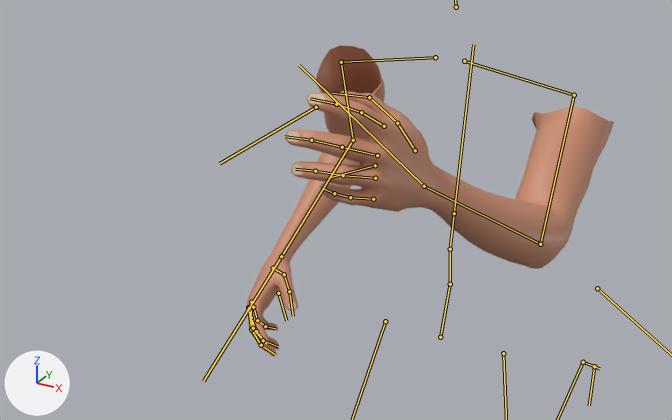
An edit to the glTF model DungeonGame/res/entity/player/viewmodel.gltf, drawn before and after from the same camera.
Camera for both pictures: a 50 mm camera at (0.507, -1.301, 1.765) aimed at (-0.074, -0.246, 1.238). The lights are fixed; the arrows at lower left show +X, +Y and +Z. Both versions are drawn at frame 12 of the action 'run'; the numbers are the values there. The bones that bend it are drawn over the model as lines.

Names of what the first picture shows: 'Viewmodel'.
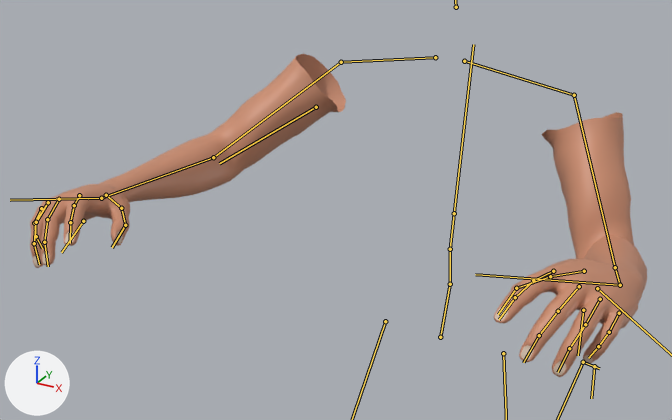
Where the change shows, as pixel boxes [x1, y1, x2, y2] in the pictures (672 x 420 px):
'Viewmodel', posed (67% wider): before [246, 45, 614, 357]; after [30, 54, 647, 377]
bone 'upperarm_l', root to tip: before (574, 95) to (540, 244); after (574, 95) to (615, 267)
bone 'lowerarm_l', root to tip: before (540, 244) to (424, 186); after (615, 267) to (620, 285)
bone 'hand_l', root to tip: before (424, 186) to (406, 168); after (620, 285) to (598, 283)
bone 'upperarm_r', root to tip: before (341, 62) to (353, 140); after (341, 62) to (213, 157)
bone 'lowerarm_r', root to tip: before (353, 140) to (281, 256); after (213, 157) to (101, 198)
bone 'hand_r', root to tip: before (281, 256) to (268, 277); after (101, 198) to (88, 198)

The change in detail:
Bone 'upperarm_l' (bone_upperarm_l) turns from (56, 9, -21) to (31, -2, -14) degrees about its own x, y and z.
Bone 'lowerarm_l' (bone_lowerarm_l) turns from (24, 3, 1) to (26, 16, 25) degrees about its own x, y and z.
Bone 'hand_l' (bone_hand_l) turns from (-20, -19, 11) to (15, 8, 7) degrees about its own x, y and z.
Bone 'upperarm_r' (bone_upperarm_r) turns from (-39, 1, 20) to (37, -10, -11) degrees about its own x, y and z.
Bone 'lowerarm_r' (bone_lowerarm_r) turns from (46, -5, 6) to (11, -6, -12) degrees about its own x, y and z.
Bone 'hand_r' (bone_hand_r) turns from (4, -11, -6) to (0, -6, -19) degrees about its own x, y and z.
